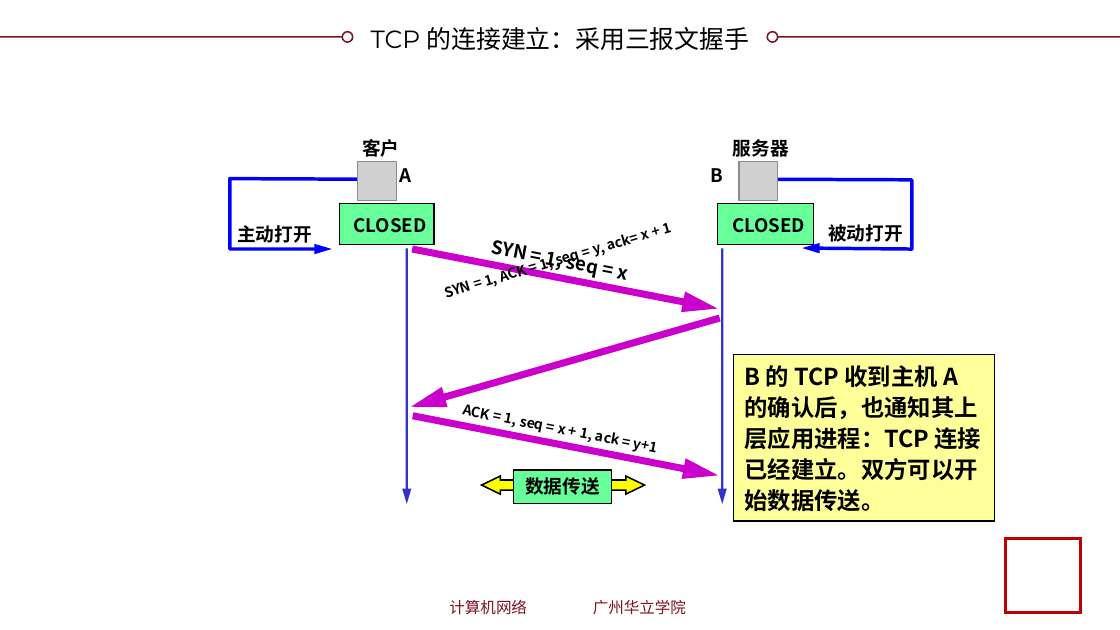
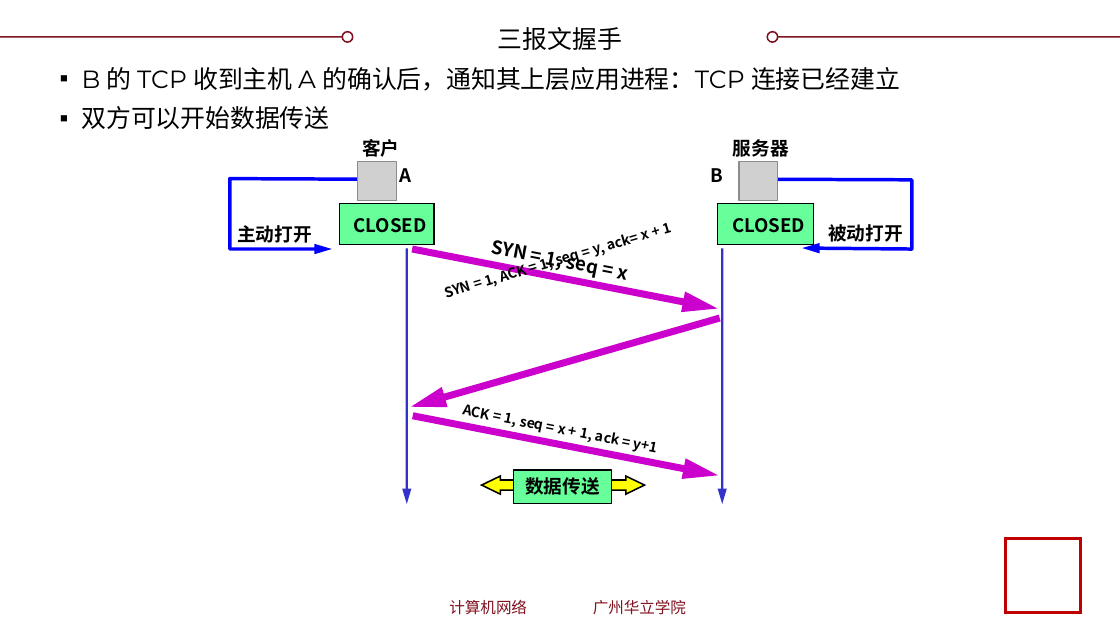
Before and after one commit to glplaman/glplaman.github.io, a slide deck: slide 204 of network/ppt/chap5.pptx. Drawn at 1120x630 pixels with LibreOffice and Linux fonts; fonts in the diff are those of the drawing; grey boxes stand for pictures; background and template pictures are left out. Boxes give left, top, right and bottom in pixels: in the first picture for what was removed or moved away, otherwise in the second. Text is boxed around its words. In the diff, an @@ line names an element or a change of style, - is before the commit and + after.

```diff
--- a/network/ppt/chap5.pptx
+++ b/network/ppt/chap5.pptx
@@ title at (498, 27, 622, 50): text changed @@
-TCP 的连接建立：采用三报文握手
+三报文握手
@@ text "B 的 TCP 收到主机 A ...": place and size @@
-text "B 的 TCP 收到主机 A ..." at (734, 354, 995, 521)
+text "B 的 TCP 收到主机 A ..." at (82, 67, 900, 129)
@@ text "B 的 TCP 收到主机 A ..." at (82, 67, 900, 129): fill #FFFF99 to none; outline #000000 0.75 pt to none @@
@@ text at (82, 67, 900, 129): text changed; size 15 to 16 pt; font Noto Sans CJK SC to Montserrat; bold off @@
-B 的 TCP 收到主机 A 的确认后，也通知其上层应用进程：TCP 连接已经建立。双方可以开始数据传送。
+▪ B 的 TCP 收到主机 A 的确认后，通知其上层应用进程：TCP 连接已经建立
+▪ 双方可以开始数据传送
```
Also in this commit, not shown: 15 other slides changed, 1 slide removed, 3 other files.
